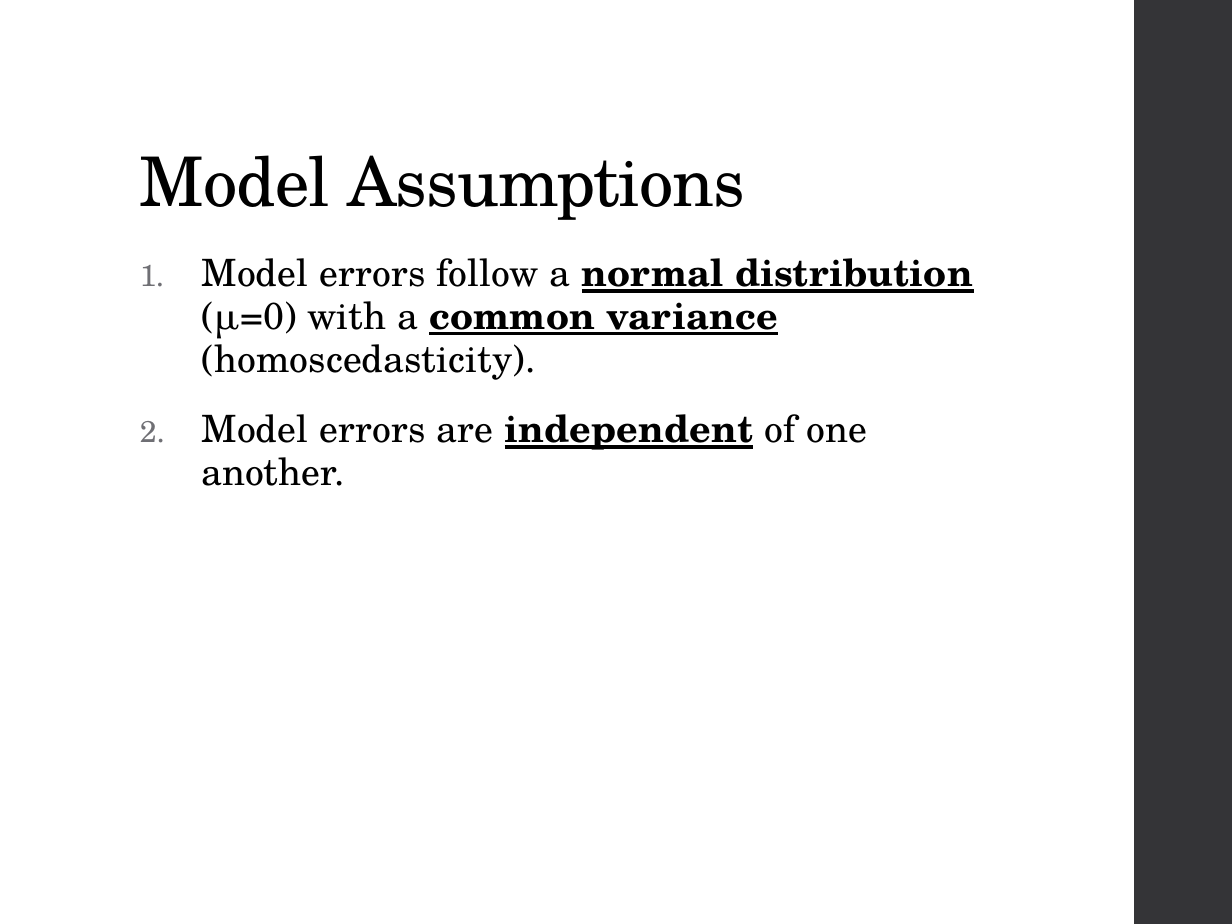
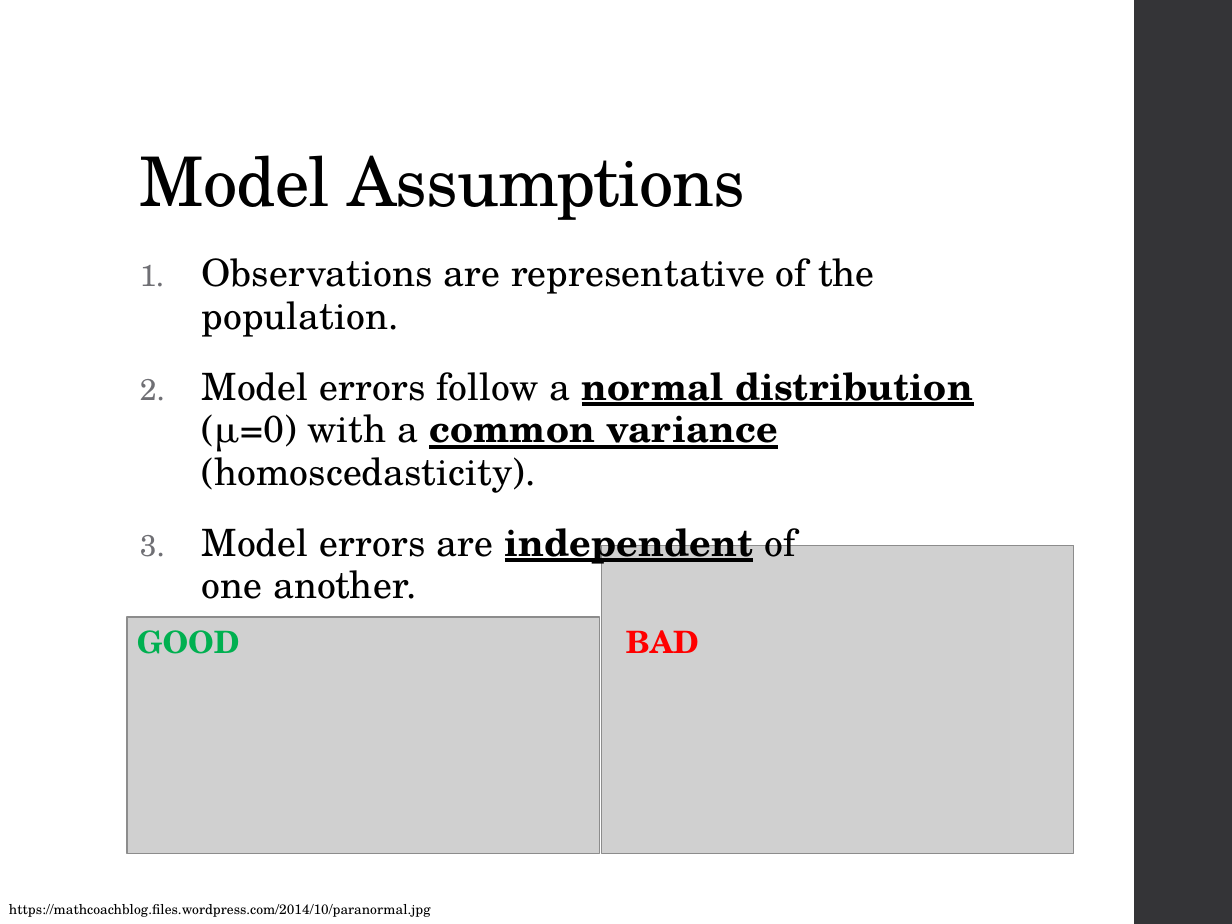
Before and after one commit to ncss-tech/stats_for_soil_survey, a slide deck: slide 8 of presentations/linear_regression/Linear_regression.pptx. Drawn at 1232x924 pixels with LibreOffice and Linux fonts; fonts in the diff are those of the drawing; grey boxes stand for pictures. Boxes give left, top, right and bottom in pixels: in the first picture for what was removed or moved away, otherwise in the second. Text is boxed around its words. In the diff, an @@ line names an element or a change of style, - is before the commit and + after.

```diff
--- a/presentations/linear_regression/Linear_regression.pptx
+++ b/presentations/linear_regression/Linear_regression.pptx
@@ text at box(201, 258, 875, 337): paragraph added @@
+1. Observations are representative of the population.
@@ picture added at box(601, 546, 1073, 854) @@
@@ picture added at box(127, 617, 599, 854) @@
@@ text added at box(137, 630, 240, 654), 18 pt, text #00B050, bold @@
+GOOD
@@ text added at box(626, 630, 699, 653), 18 pt, text #FF0000, bold @@
+BAD
@@ text added at box(9, 904, 431, 917), 8 pt, text #000000 @@
+https://mathcoachblog.files.wordpress.com/2014/10/paranormal.jpg
```
Also in this commit, not shown: 3 other slides changed, 2 slides added.
